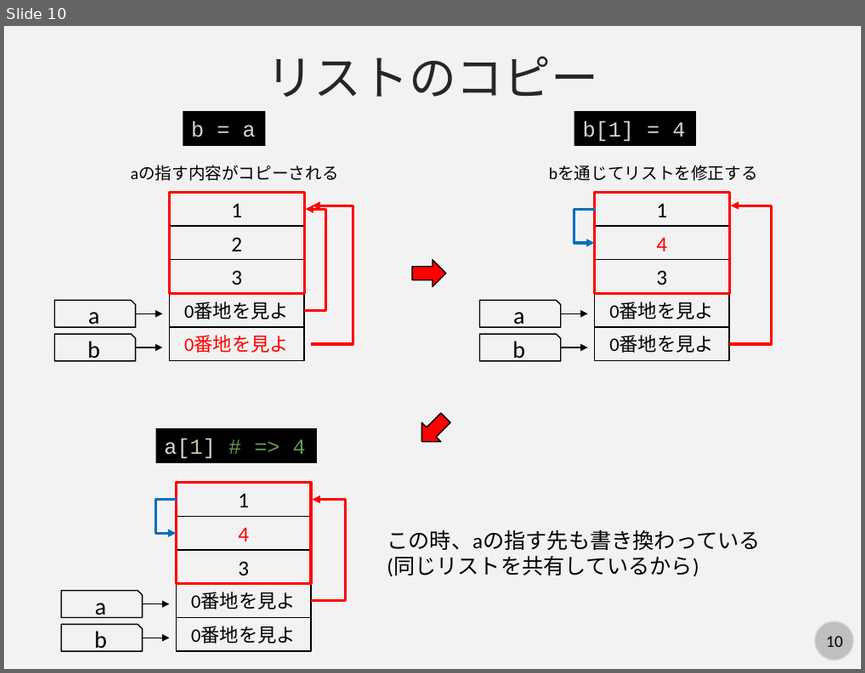
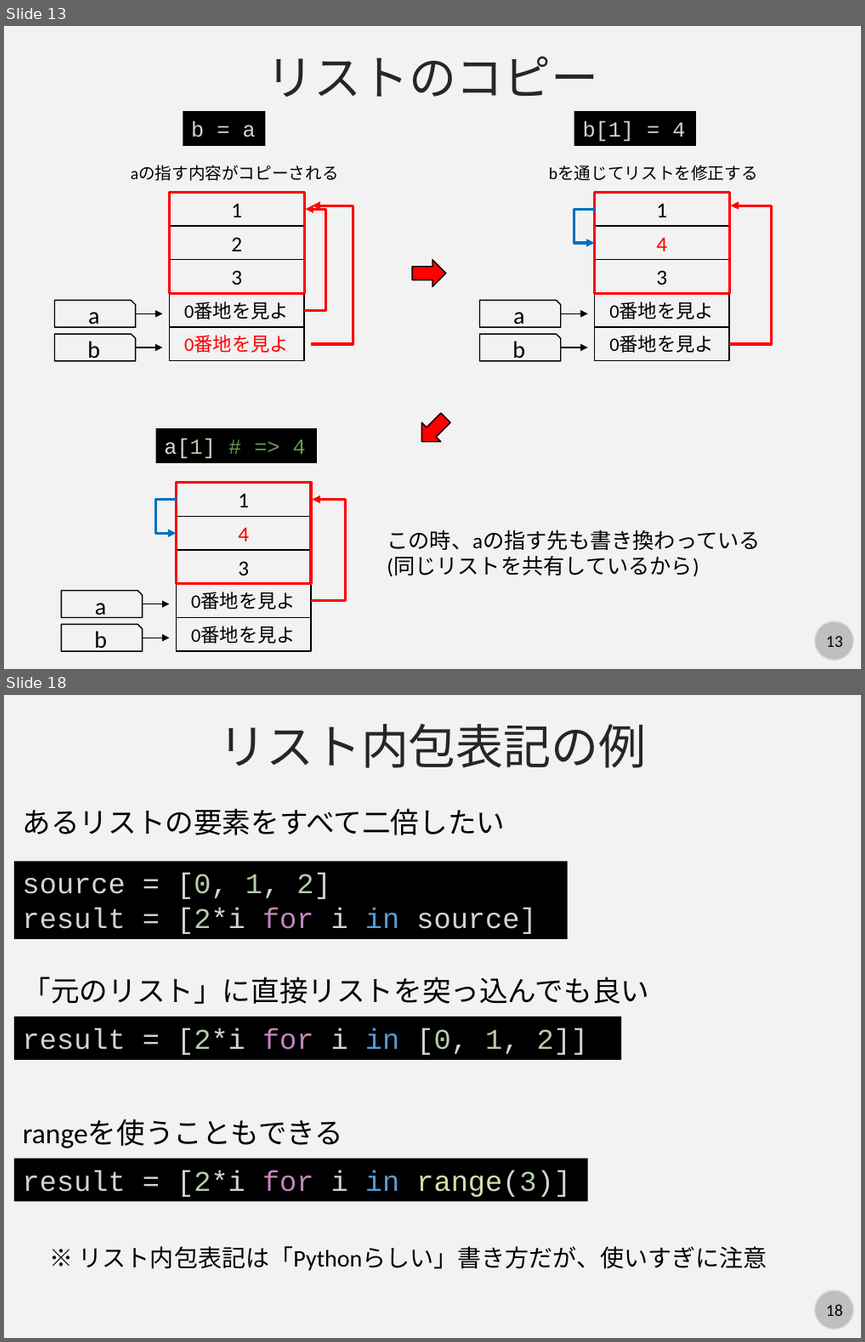
Before and after one commit to kaityo256/python_zero, a slide deck: list/fig/slide.pptx. Shown one above the other, each under a label of ours: slide 10 before the commit, slides 13 and 18 after it; the slides between them are not shown. The pictures are 865x673 and 865x1342 pixels, drawn with LibreOffice and Linux fonts; fonts in the diff are those of the drawing. Boxes give left, top, right and bottom in pixels: in the first picture for what was removed or moved away, otherwise in the second. Text is boxed around its words. In the diff, an @@ line names an element or a change of style, - is before the commit and + after.

Commit message:
updates slide

```diff
--- a/list/fig/slide.pptx
+++ b/list/fig/slide.pptx
@@ slide 18 added at (4, 695, 861, 1338), background #F2F2F2; not listed: 2 template elements that a slide beside it also shows @@
@@ text added at (218, 724, 647, 768), 40 pt, text #262626 @@
+リスト内包表記の例
@@ text added at (23, 808, 506, 835), 24 pt, text #000000 @@
+あるリストの要素をすべて二倍したい
@@ rectangle added at (14, 862, 568, 939), fill #000000, 24 pt, text #D4D4D4 @@
+source = [0, 1, 2]
+result = [2*i for i in source]
@@ text added at (23, 976, 650, 1004), 24 pt, text #000000 @@
+「元のリスト」に直接リストを突っ込んでも良い
@@ rectangle added at (14, 1016, 622, 1059), fill #000000, 24 pt, text #D4D4D4 @@
+result = [2*i for i in [0, 1, 2]]
@@ text added at (23, 1120, 343, 1148), 24 pt, text #000000 @@
+rangeを使うこともできる
@@ rectangle added at (14, 1157, 587, 1201), fill #000000, 24 pt, text #D4D4D4 @@
+result = [2*i for i in range(3)]
@@ text added at (79, 1246, 767, 1270), 20 pt, text #000000 @@
+※ リスト内包表記は「Pythonらしい」書き方だが、使いすぎに注意
@@ what was slide 10 is now slide 13 @@
@@ page number at (826, 635, 843, 646): text changed @@
-10
+13
```
Also in this commit, not shown: 1 slide changed, 5 other slides added, 1 other file.
